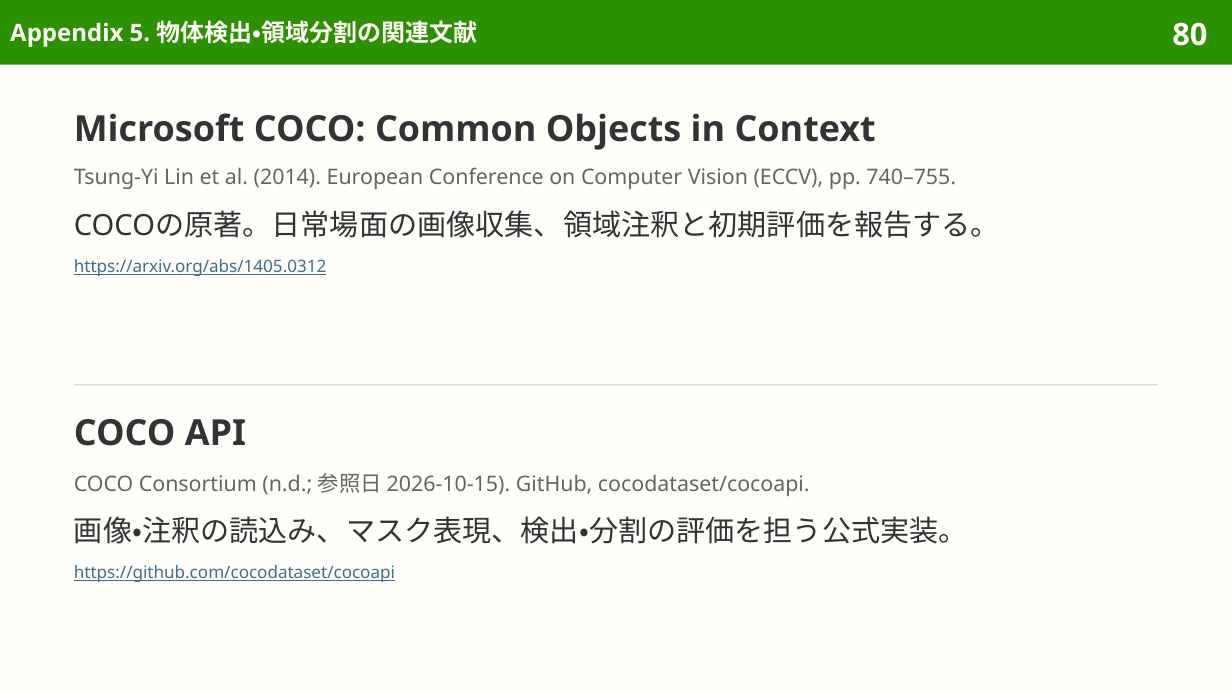
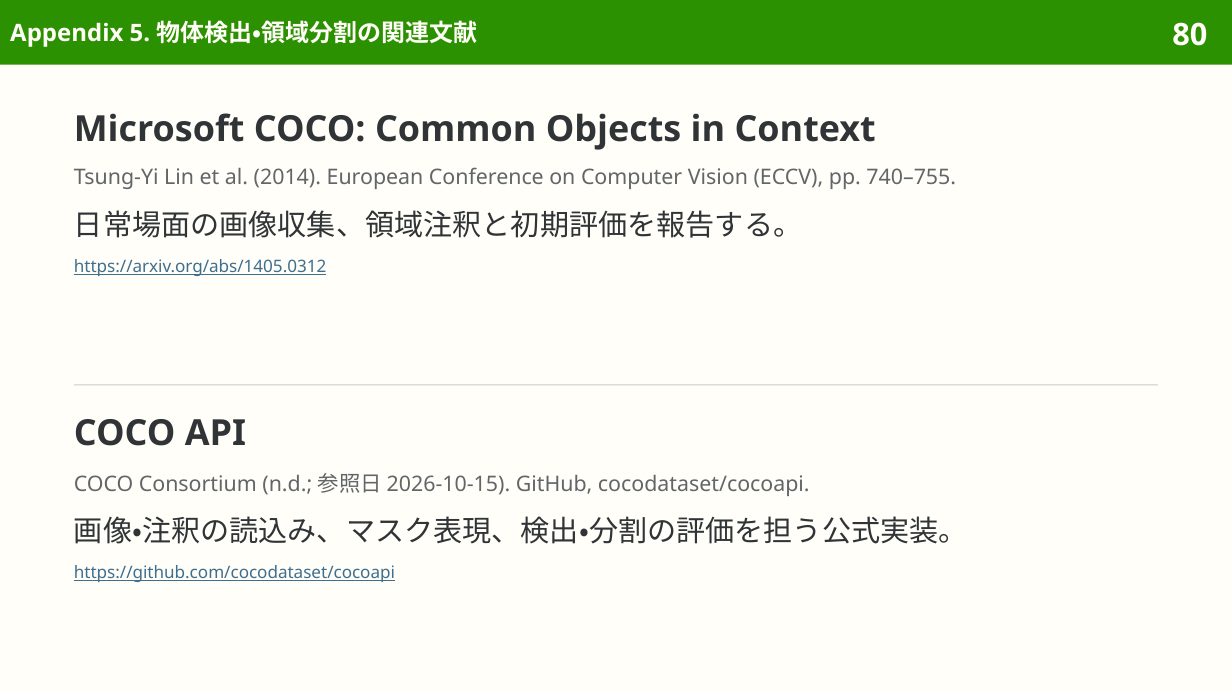
Before and after one commit to sasakiy84/datasets-in-10-minutes, a slide deck: slide 80 of slides/datasets-in-10-minutes-coco.pptx. Drawn at 1232x693 pixels with LibreOffice and Linux fonts; fonts in the diff are those of the drawing. Boxes give left, top, right and bottom in pixels: in the first picture for what was removed or moved away, otherwise in the second. Text is boxed around its words. In the diff, an @@ line names an element or a change of style, - is before the commit and + after.

Commit message:
slides(coco): refine Japanese wording and pair translations

```diff
--- a/slides/datasets-in-10-minutes-coco.pptx
+++ b/slides/datasets-in-10-minutes-coco.pptx
@@ text at [74,210,802,238]: text changed @@
-COCOの原著。日常場面の画像収集、領域注釈と初期評価を報告する。
+日常場面の画像収集、領域注釈と初期評価を報告する。
```
Also in this commit, not shown: 1 other slide changed, 3 other files.
